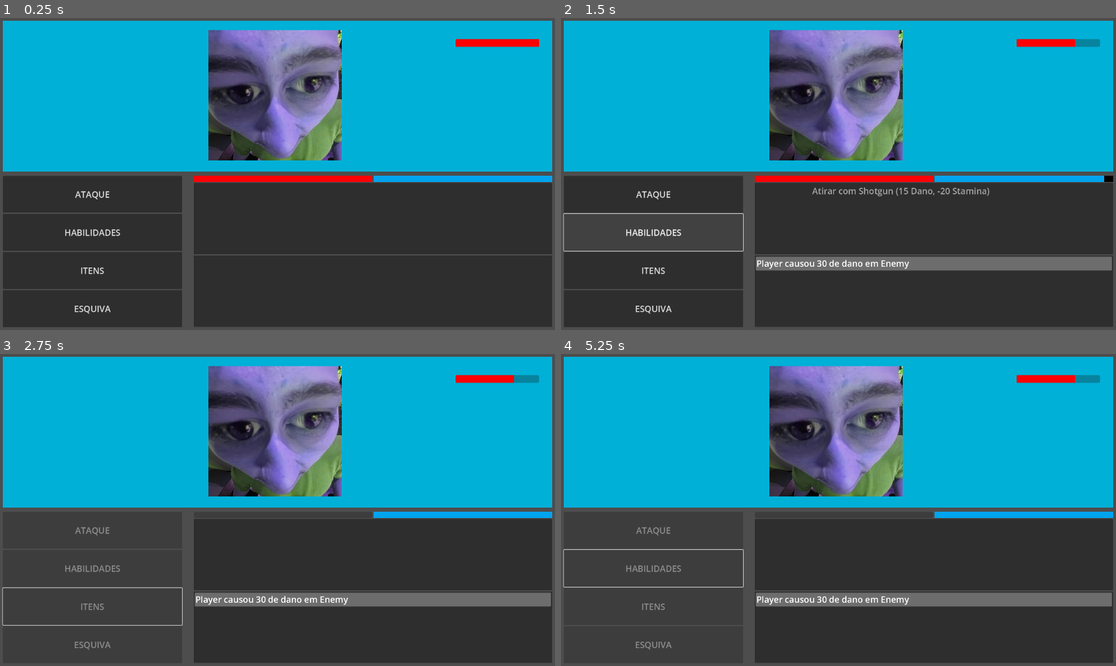
Above: before the commit, frames 1-4 (two rows, left to right).
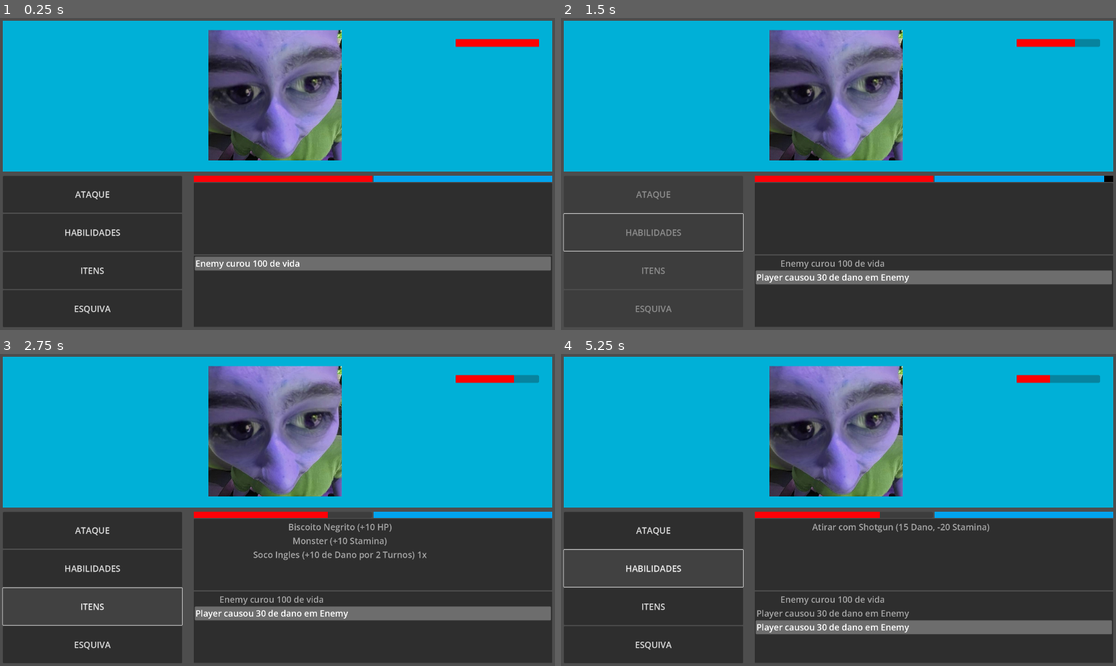
Above: after the commit, the same moments.

Repository: victor-inacio/Prototype-Macro-02
Game: Godot game, scene res://UI.tscn
The game is run twice, just before and just after one commit, with the same random seed, the same clock (stepped at 60 frames per second) and the same inputs.
Inputs (mouse positions are in pixels of both pictures, inside the frame that each line leads up to):
- Up to frame 1 (0.25 s): no input
- Up to frame 2 (1.5 s): click "ATAQUE" at 0.5 s; click (655, 233) at 1.25 s, where only the run before the commit has a clickable "HABILIDADES"
- Up to frame 3 (2.75 s): click (94, 606) at 2 s, where only the run after the commit has a clickable "ITENS"
- Up to frame 4 (5.25 s): click (655, 644) at 2.75 s, where only the run after the commit has a clickable "ESQUIVA"; click (655, 531) at 3.5 s, where only the run after the commit has a clickable "ATAQUE"; tap Enter at 4.25 s; move the mouse to (960, 494) at 4.27 s; click (655, 569) at 5 s, where only the run after the commit has a clickable "HABILIDADES"

The runs differ from the first frame. In frame 1, 2.9% of the frame differs, in the area x 35-100%, y 76-81%; in frame 2, 6.1%; in frame 3, 6.9%; in frame 4, 7.0%, in the area x 11-100%, y 6-95%.

Commit message:
Habilidades funcionando

Diff:
--- /dev/null
+++ b/Ability.gd
@@ -0,0 +1,5 @@
+class_name Ability extends Node
+
+var just_acquired = true
+var is_temporary: bool = false
+var rounds_left = 0
--- /dev/null
+++ b/Action.gd
@@ -0,0 +1,7 @@
+class_name Action extends Resource
+
+func get_result(target: Character) -> ActionResult:
+	return ActionResult.new()
+
+func equals(action: Action) -> bool:
+	return false
--- a/Attack.gd
+++ b/Attack.gd
@@ -1,4 +1,4 @@
-class_name Attack extends Resource
+class_name Attack extends Action
 
 
 @export_range(0, 1000)
@@ -10,7 +10,7 @@
 @export_range(0, 100)
 var execution_time: int = 0
 
-func get_result() -> AttackResult:
+func get_result(target: Character) -> AttackResult:
 	var result = AttackResult.new()
 	var random = randi_range(0, 100)
 
--- a/AttackResult.gd
+++ b/AttackResult.gd
@@ -1,4 +1,4 @@
-class_name AttackResult
+class_name AttackResult extends ActionResult
 
 
 var damageGiven: int = 0
--- /dev/null
+++ b/BasicAttack.tres
@@ -0,0 +1,9 @@
+[gd_resource type="Resource" script_class="Attack" load_steps=2 format=3 uid="uid://4qdb883cxqbv"]
+
+[ext_resource type="Script" path="res://Attack.gd" id="1_2mops"]
+
+[resource]
+script = ExtResource("1_2mops")
+damage = 5
+chance_of_damage = 100
+execution_time = 0
--- a/Character.gd
+++ b/Character.gd
@@ -4,59 +4,68 @@
 
 var stamina: int = 100:
 	set(val):
-		if (val > stamina):
-			pass
 			#on_action.emit("%s recuperou %d de stamina" % [name, val - life])
-		stamina = val
-		if (val > 100):
-			stamina = 100
-		if (val < 0):
-			stamina = 0
+		stamina = clamp(val, 0, 100)
 		stamina_changed.emit(stamina)
 
 @export
 var attacks: Array[Attack] = []
+
+@export
+var items: Array[Item] = []
+
+var abilities: Array[Ability] = []
 
 var roundsToWait = 0
 
 signal stamina_changed
 signal on_action
 
+signal life_changed
+signal played
+signal dodged
+
+
+var last_action: Action
+var scheduled_action: ScheduledAction
 
 enum Mode {
 	ATTACK, SKILL, ITEM, DODGE
 }
 
-signal life_changed
-signal played
-signal dodged
-
-var last_movement: Mode
-var last_movement_txt: String = "TESTE"
-
 var life: int = 100:
 	set(val):
 		if (val > life):
 			on_action.emit("%s curou %d de vida" % [name, val - life])
-
-		life = val
-		if (val > 100):
-			life = 100
-		if (val < 0):
-			life = 0
-
+		life = clamp(val, 0, 100)
 		life_changed.emit(life)
 
 
 # TAKE DAMAGE, HEAL, CAUSED DAMAGE, STAMINA, DODGED
 func take_damage(from: Character, damage: int):
-	if (last_movement == Mode.DODGE):
+	if (last_action is Dodge):
 		dodged.emit(self)
 		on_action.emit(name + " esquivou do ataque de " + from.name)
 		return
 	on_action.emit(from.name + " causou " + str(damage) + " de dano em " + self.name )
 	life -= damage
 
-func _post_play(movement: Mode):
-	last_movement = movement
+func _post_play(action: Action):
+	last_action = action
 	self.played.emit(self)
+
+func decrease_abilities():
+	var index = 0
+	for ability in abilities:
+		if (ability.is_temporary):
+			if(ability.rounds_left == 0):
+				abilities.remove_at(index)
+			ability.rounds_left -= 1
+
+		index +=  1
+
+func has_scheduled_action() -> bool:
+	return scheduled_action != null
+
+func schedule_action(action: ActionResult, rounds_to_wait: int):
+	scheduled_action = ScheduledAction.new(action, rounds_to_wait)
--- /dev/null
+++ b/DamageIncrease.gd
@@ -0,0 +1,8 @@
+class_name DamageIncrease extends Ability
+
+var damage_increase: int = 0
+
+func _init(increase: int):
+	self.is_temporary = true
+	self.rounds_left = 1
+	self.damage_increase = increase
--- /dev/null
+++ b/Dodge.gd
@@ -0,0 +1,14 @@
+class_name Dodge extends Action
+
+@export_range(0, 100)
+var chance_of_success: int
+
+func get_result(target: Character) -> DodgeResult:
+	var result = DodgeResult.new()
+	var random = randi_range(0, 100)
+
+	var success = chance_of_success <= random
+
+	result.success = success
+
+	return result
--- /dev/null
+++ b/DodgeResult.gd
@@ -0,0 +1,3 @@
+class_name DodgeResult extends ActionResult
+
+var success: bool = true
--- a/Enemy.gd
+++ b/Enemy.gd
@@ -9,19 +9,34 @@
 func _process(delta):
 	pass
 
-func play(player: Player) -> AttackResult:
-	var rand_integer = randi_range(0, 3)
+func play(player: Player) -> ActionResult:
 
-	#if (rand_integer == Mode.ITEM):
-		#play(player)
-		#return
 
-	var index = randi_range(0, len(attacks) - 1)
-	var attack = attacks[index]
-	var attack_result = attack.get_result()
 
-	_post_play(Character.Mode.ATTACK)
-	return attack_result
+	var actions: Array[Action] = []
+
+	for attack in self.attacks:
+		actions.append(attack)
+
+	for item in self.items:
+		actions.append(item)
+
+
+	var rand_integer = randi_range(0, len(actions) - 1)
+
+	var action = actions[rand_integer]
+
+	var index = 0
+	if (action is Item):
+		for item in items:
+			if (item.equals(action)):
+				items.remove_at(index)
+			index += 1
+
+	var result = action.get_result(player)
+
+	_post_play(action)
+	return result
 
 
 	match (rand_integer):
--- a/FightManager.gd
+++ b/FightManager.gd
@@ -42,31 +42,64 @@
 	if (val is Player):
 		pass
 	else:
-		var queue = action_queue['enemy']['rounds_to_wait']
+		if (enemy.has_scheduled_action()):
+			var scheduled_action: ScheduledAction = enemy.scheduled_action
 
-		if (queue > 0):
-			action_queue['enemy']['rounds_to_wait'] -= 1
+			var rounds_left = scheduled_action.rounds_left()
+
+			if (rounds_left == 0):
+				var result = scheduled_action.action_result
+				var damage = result.damageGiven
+
+				var damage_increase = 0
+
+				for ability in enemy.abilities:
+					if ability is DamageIncrease:
+						damage_increase += ability.damage_increase
+
+				player.life -= damage + damage_increase
+			else:
+				scheduled_action.increase_round()
+
+
 			_toggle_turn()
 			return
+		else:
+			var action = enemy.play(player)
 
-		var action: AttackResult = enemy.play(player) if action_queue['enemy']['action'] == null else action_queue['enemy']['action']
+			if (action is AttackResult):
+				if (action.isEnqueued):
+					var time = action.roundsToWait
+					enemy.schedule_action(action, time)
 
-		if (action.isEnqueued):
-			if (action_queue['enemy']['action'] == null):
-				action_queue['enemy']['rounds_to_wait'] = action.roundsToWait
-				action_queue['enemy']['action'] = action
-				_toggle_turn()
-				return
+					_toggle_turn()
+					return
+
+				var damage = action.damageGiven
+
+				var damage_increase = 0
+
+				for ability in enemy.abilities:
+					if ability is DamageIncrease:
+						damage_increase += ability.damage_increase
+
+
+				player.life -= damage + damage_increase
 
 
 
-		var damage = action.damageGiven
+			if (action is ItemResult):
+				enemy.life += action.life_increase
+				enemy.stamina += action.stamina_increase
 
-		player.life -= damage
+				if (action.damage_increase != 0):
+					var ability = DamageIncrease.new(action.damage_increase)
+					enemy.abilities.append(ability)
 
 
 
-
+			enemy.decrease_abilities()
+			_toggle_turn()
 
 func _enqueue_action(target: String, action: AttackResult):
 	action_queue[target]['action'] = action
@@ -95,11 +128,12 @@
 
 	if (character is Player):
 		character.stamina += 5
+		_toggle_turn()
 
-	_toggle_turn()
 
 func _on_player_played(player: Player):
 	_handle_character_play(player)
 
+
 func _on_enemy_played(enemy: Enemy):
 	_handle_character_play(enemy)
--- a/Item.gd
+++ b/Item.gd
@@ -1,10 +1,36 @@
-class_name Item
+class_name Item extends Action
 
-var name: String
-var label: String:
-	get:
+enum Type {
+	NUMBER,
+	PERCENTAGE
+}
 
-		return name
+@export
+var life_increase_type: Type
 
-func use(user: Character):
-	pass
+@export
+var life_increase: int = 0
+
+@export
+var stamina_increase_type: Type
+
+@export
+var stamina_increase: int
+
+@export
+var damage_increase_type: Type
+
+@export
+var damage_increase: int
+
+func get_result(target: Character) -> ItemResult:
+	var result: ItemResult = ItemResult.new()
+
+	result.damage_increase = damage_increase if damage_increase_type == Type.NUMBER else (float)(damage_increase) / 100 * target.damage
+	result.stamina_increase = stamina_increase if stamina_increase_type == Type.NUMBER else (float)(stamina_increase) / 100 * target.stamina
+	result.life_increase = life_increase if life_increase_type == Type.NUMBER else (float)(life_increase) / 100 * target.life
+
+	return result
+
+func equals(action: Action) -> bool:
+	return life_increase_type == action.life_increase_type and life_increase == action.life_increase and stamina_increase_type == action.stamina_increase_type and stamina_increase == action.stamina_increase and damage_increase_type == action.damage_increase_type and damage_increase == action.damage_increase
--- /dev/null
+++ b/ItemResult.gd
@@ -0,0 +1,5 @@
+class_name ItemResult extends ActionResult
+
+var life_increase: int = 0
+var stamina_increase: int
+var damage_increase: int
--- a/Player.gd
+++ b/Player.gd
@@ -51,4 +51,4 @@
 			stamina -= 20
 
 
-	_post_play(mode)
+	_post_play(Attack.new())
--- /dev/null
+++ b/Result.gd
@@ -0,0 +1 @@
+class_name ActionResult
--- /dev/null
+++ b/ScheduledAction.gd
@@ -0,0 +1,15 @@
+class_name ScheduledAction extends Node
+
+var action_result: ActionResult
+var rounds_to_wait: int = 0
+var rounds_passed: int = 0
+
+func _init(action_result: ActionResult, rounds_to_wait: int):
+	self.action_result = action_result
+	self.rounds_to_wait = rounds_to_wait
+
+func rounds_left() -> int:
+	return rounds_to_wait - rounds_passed
+
+func increase_round():
+	rounds_passed += 1
--- a/UI.tscn
+++ b/UI.tscn
@@ -2,10 +2,11 @@
 
 [ext_resource type="Script" path="res://UIManager.gd" id="1_t5ara"]
 [ext_resource type="Script" path="res://Enemy.gd" id="2_0wyy1"]
+[ext_resource type="Script" path="res://Item.gd" id="3_8ap2d"]
 [ext_resource type="Texture2D" uid="uid://by6d4808paoev" path="res://WhatsApp Image 2024-09-03 at 00.21.10.jpeg" id="3_8nt5c"]
 [ext_resource type="Script" path="res://FightManager.gd" id="3_bv7wc"]
+[ext_resource type="Resource" uid="uid://4qdb883cxqbv" path="res://BasicAttack.tres" id="3_twa44"]
 [ext_resource type="Script" path="res://Player.gd" id="4_aeuey"]
-[ext_resource type="Script" path="res://Attack.gd" id="6_371bw"]
 
 [sub_resource type="Theme" id="Theme_oxgsn"]
 
@@ -21,22 +22,19 @@
 bg_color = Color(3.7608e-06, 0.64143, 0.931699, 1)
 corner_detail = 1
 
-[sub_resource type="Resource" id="Resource_bd3lj"]
-script = ExtResource("6_371bw")
-damage = 100
-chance_of_damage = 100
-execution_time = 1
+[sub_resource type="Resource" id="Resource_ms5sp"]
+script = ExtResource("3_8ap2d")
+life_increase_type = 0
+life_increase = 100
+stamina_increase_type = 0
+stamina_increase = 0
+damage_increase_type = 0
+damage_increase = 20
 
 [sub_resource type="Theme" id="Theme_2kcyw"]
 
 [sub_resource type="StyleBoxFlat" id="StyleBoxFlat_hmmug"]
 bg_color = Color(1, 0, 0, 1)
-
-[sub_resource type="Resource" id="Resource_svy1a"]
-script = ExtResource("6_371bw")
-damage = 10
-chance_of_damage = 0
-execution_time = 0
 
 [node name="Control" type="Control" node_paths=PackedStringArray("fight_manager")]
 layout_mode = 3
@@ -190,7 +188,8 @@
 grow_horizontal = 2
 size_flags_horizontal = 4
 script = ExtResource("2_0wyy1")
-attacks = Array[ExtResource("6_371bw")]([SubResource("Resource_bd3lj")])
+attacks = Array[Resource("res://Attack.gd")]([ExtResource("3_twa44")])
+items = Array[ExtResource("3_8ap2d")]([SubResource("Resource_ms5sp")])
 metadata/_edit_use_anchors_ = true
 
 [node name="TextureRect" type="TextureRect" parent="Enemy"]
@@ -238,7 +237,6 @@
 [node name="Player" type="Node2D" parent="."]
 position = Vector2(-3, 0)
 script = ExtResource("4_aeuey")
-attacks = Array[ExtResource("6_371bw")]([SubResource("Resource_svy1a"), null])
 
 [connection signal="pressed" from="MarginContainer/VBoxContainer/HBoxContainer2/HBoxContainer/VBoxContainer/AttackButton" to="." method="_on_attack_button_pressed"]
 [connection signal="pressed" from="MarginContainer/VBoxContainer/HBoxContainer2/HBoxContainer/VBoxContainer/SkillButton" to="." method="_on_skill_button_pressed"]
--- /dev/null
+++ b/mn.gd
@@ -0,0 +1,11 @@
+extends Node
+
+
+# Called when the node enters the scene tree for the first time.
+func _ready():
+	pass # Replace with function body.
+
+
+# Called every frame. 'delta' is the elapsed time since the previous frame.
+func _process(delta):
+	pass
